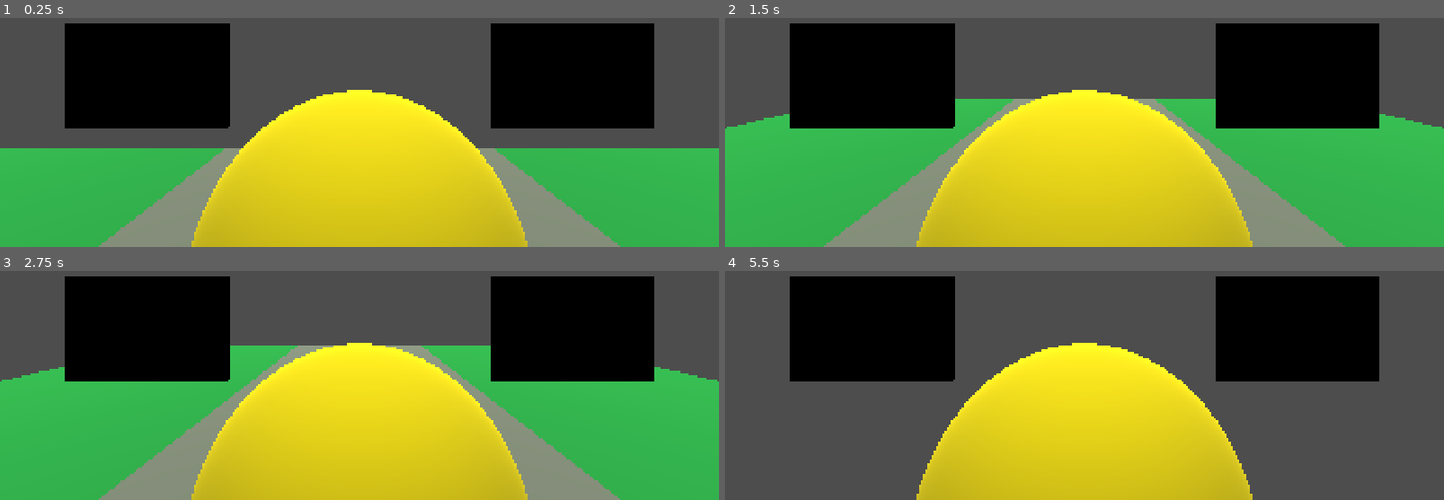
Above: before the commit, frames 1-4 (two rows, left to right).
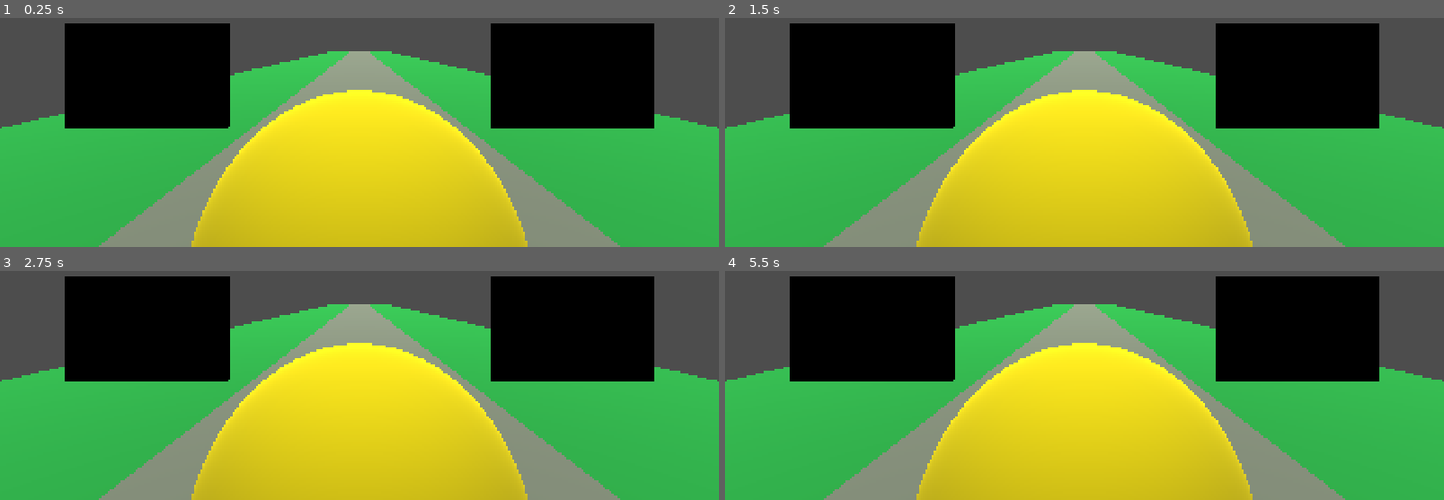
Above: after the commit, the same moments.

Repository: jcamejo/El-devolvedor
Game: Godot game, scene res://scenes/road.tscn
Two runs of this game, one before a commit and one after it. Both use one fixed random seed, a clock stepped at 60 frames per second and the inputs below.
Inputs (mouse positions are in pixels of both pictures, inside the frame that each line leads up to):
- Up to frame 1 (0.25 s): no input
- Up to frame 2 (1.5 s): tap Enter (ui_accept) at 0.5, 0.77 s; move the mouse to (1242, 24) at 0.52 s; hold Up (ui_up) 0.53-1.28 s; tap F at 0.6, 1.35 s; click (1242, 24) at 0.67 s; move the mouse to (940, 66) at 1.27 s; hold Down (ui_down) from 1.28 s (still down)
- Up to frame 3 (2.75 s): tap Enter (ui_accept) at 1.52 s; move the mouse to (outside the picture) at 2.02 s; release Down (ui_down) at 2.03 s; hold Up (ui_up) from 2.03 s (still down); tap F at 2.1 s
- Up to frame 4 (5.5 s): tap Enter (ui_accept) at 2.75, 3.02, 3.77, 4.52 s; move the mouse to (1048, 378) at 2.77 s; tap F every 0.75 s from 2.85 to 5.1 s; click (1048, 378) at 2.92 s; move the mouse to (1300, 358) at 3.52 s; release Up (ui_up) at 3.53 s; hold Down (ui_down) from 3.53 s (still down); move the mouse to (outside the picture) at 4.27 s; move the mouse to (1120, 298) at 5.02 s; click (1120, 298) at 5.17 s

The runs differ from the first frame. In frame 1, 14% of the frame differs, in the area x 0-100%, y 14-57%; in frame 2, 5.7%; in frame 3, 5.0%; in frame 4, 40%, in the area x 0-100%, y 14-100%.

Commit message:
ADD precommit

Diff:
--- a/scenes/road.tscn
+++ b/scenes/road.tscn
@@ -11,14 +11,14 @@
 
 [sub_resource type="PlaneMesh" id="PlaneMesh_fgtc5"]
 material = SubResource("StandardMaterial3D_my2y2")
-size = Vector2(10, 10)
+size = Vector2(10, 100)
 
 [sub_resource type="StandardMaterial3D" id="StandardMaterial3D_7itxr"]
 albedo_color = Color(0.4745098, 0.5137255, 0.43529412, 1)
 
 [sub_resource type="PlaneMesh" id="PlaneMesh_5illg"]
 material = SubResource("StandardMaterial3D_7itxr")
-size = Vector2(3, 10)
+size = Vector2(3, 100)
 center_offset = Vector3(0, 0.001, 0)
 
 [sub_resource type="StandardMaterial3D" id="StandardMaterial3D_5illg"]
@@ -52,6 +52,9 @@
 [node name="Road" type="MeshInstance3D" parent="Floor" unique_id=3897499]
 mesh = SubResource("PlaneMesh_5illg")
 
+[node name="Road2" type="MeshInstance3D" parent="Floor" unique_id=1411991758]
+mesh = SubResource("PlaneMesh_5illg")
+
 [node name="Player" parent="." unique_id=1135848854 instance=ExtResource("1_811qs")]
 transform = Transform3D(1, 0, 0, 0, 1, 0, 0, 0, 1, 0, 0.7, 2.8901143)
 
Not shown, added: .pre-commit-config.yaml
Not shown, changed: addons/godot-vim/godot-vim.gd
